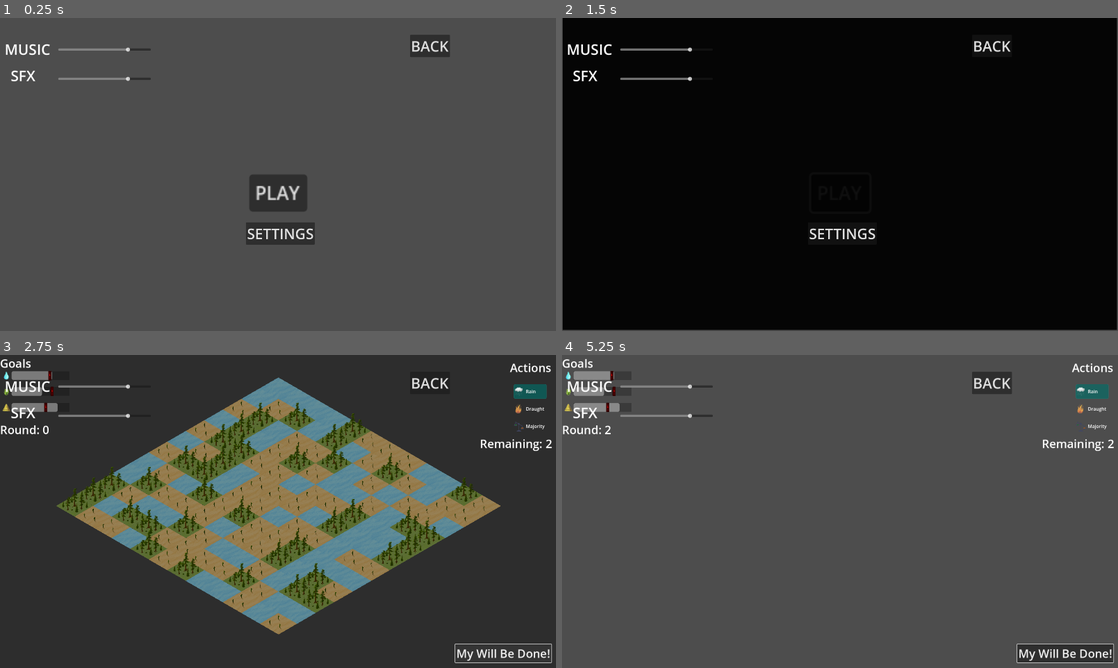
Above: before the commit, frames 1-4 (two rows, left to right).
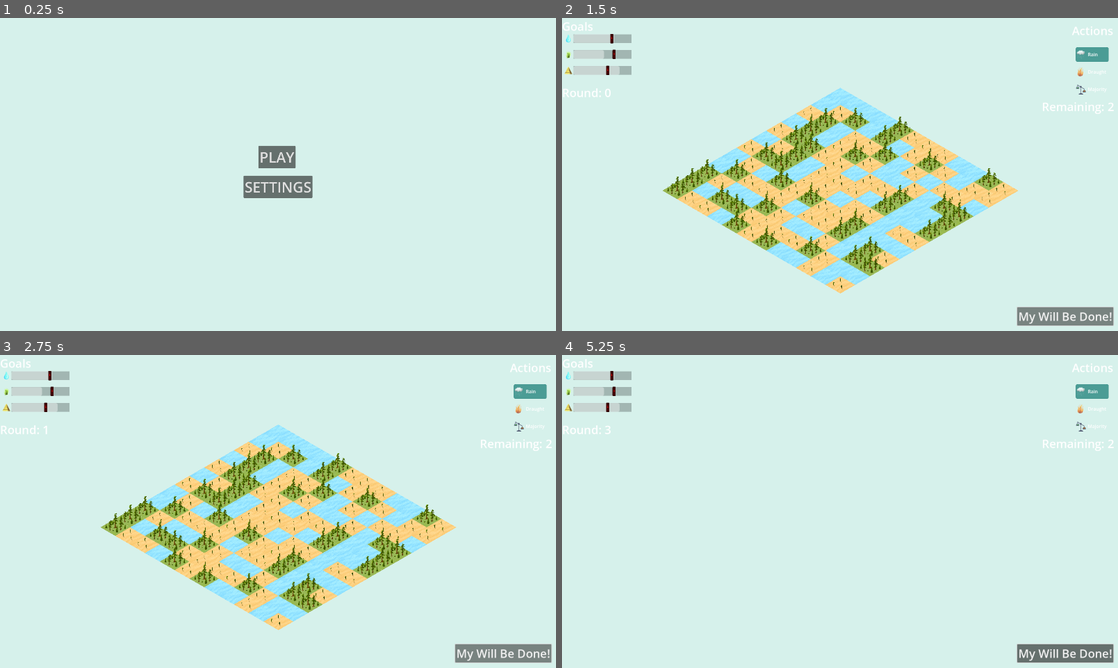
Above: after the commit, the same moments.

Repository: matouseek/game_jam_24
Game: Godot game, scene res://scenes/menu.tscn
Same seed, same stepped clock (60 frames per second), same inputs: the game is played once before the commit and once after it. The engine's default icon, where the game draws it, is replaced by a stand-in: a white triangle on a blue panel in a dark square.
Inputs (mouse positions are in pixels of both pictures, inside the frame that each line leads up to):
- Up to frame 1 (0.25 s): no input
- Up to frame 2 (1.5 s): click "PLAY" at 0.5 s; click (1067, 315) at 1.25 s, where only the run after the commit has a clickable "My Will Be Done!"
- Up to frame 3 (2.75 s): click "My Will Be Done!" at 2 s
- Up to frame 4 (5.25 s): click "My Will Be Done!" at 2.75 s; move the mouse to (962, 495) at 3.52 s; press the mouse at (962, 495) at 3.53 s; hold D (right) 3.53-4.28 s; move the mouse to (728, 527) at 4.27 s; release the mouse at (728, 527) at 4.28 s; hold S (down) 4.28-5.03 s; tap U (undo) at 4.35 s; move the mouse to (895, 442) at 5.02 s; hold D (right) from 5.03 s (still down); hold Mouse wheel up (zoom_in) from 5.03 s (still down)

The runs differ from the first frame. In frame 1, 100% of the frame differs, in the area x 0-100%, y 0-100%; in frame 2, 100%; in frame 3, 99%; in frame 4, 99%.

Commit message:
Animation update

Diff:
--- a/project.godot
+++ b/project.godot
@@ -87,3 +87,4 @@
 
 renderer/rendering_method="gl_compatibility"
 renderer/rendering_method.mobile="gl_compatibility"
+environment/defaults/default_clear_color=Color(0.839216, 0.945098, 0.921569, 1)
--- a/scenes/audio_settings.tscn
+++ b/scenes/audio_settings.tscn
@@ -6,6 +6,7 @@
 
 [node name="AudioSettings" type="CanvasLayer"]
 process_mode = 3
+visible = false
 script = ExtResource("1_64tt8")
 
 [node name="SFX" type="HSlider" parent="."]
--- a/scenes/game.tscn
+++ b/scenes/game.tscn
@@ -11,16 +11,9 @@
 visible = false
 
 [node name="Camera2D" type="Camera2D" parent="Environment"]
-position = Vector2(500, 3700)
+position = Vector2(500, -5000)
 scale = Vector2(5, 5)
 zoom = Vector2(0.25, 0.25)
 
-[node name="ColorRect" type="ColorRect" parent="."]
-offset_left = -7178.0
-offset_top = -674.0
-offset_right = 8186.0
-offset_bottom = 8022.0
-color = Color(0, 0, 0, 1)
-
 [node name="Timer" type="Timer" parent="."]
 wait_time = 3.0
--- a/scenes/menu.tscn
+++ b/scenes/menu.tscn
@@ -8,29 +8,22 @@
 material = SubResource("CanvasItemMaterial_qrphs")
 script = ExtResource("1_4l1wm")
 
+[node name="Camera2D" type="Camera2D" parent="."]
+
 [node name="Play" type="Button" parent="."]
-offset_left = -24.0
-offset_right = 26.0
-offset_bottom = 32.0
-scale = Vector2(4, 4)
+offset_left = -68.0
+offset_top = -99.0
+offset_right = 61.0
+offset_bottom = -22.0
 pivot_offset = Vector2(25, 0)
+theme_override_font_sizes/font_size = 50
 text = "PLAY"
 
-[node name="Camera2D" type="Camera2D" parent="."]
-
-[node name="Trans" type="ColorRect" parent="."]
-visible = false
-offset_left = -958.0
-offset_top = -542.0
-offset_right = 957.0
-offset_bottom = 536.0
-color = Color(0, 0, 0, 0)
-
 [node name="Settings" type="Button" parent="."]
-offset_left = -111.0
-offset_top = 165.0
-offset_right = 127.0
-offset_bottom = 242.0
+offset_left = -119.0
+offset_top = 4.0
+offset_right = 119.0
+offset_bottom = 81.0
 theme_override_font_sizes/font_size = 50
 text = "SETTINGS"
 metadata/_edit_use_anchors_ = true
--- a/scripts/game_manager.gd
+++ b/scripts/game_manager.gd
@@ -7,25 +7,25 @@
 var round_num : int = 0
 const ZOOM_COEF = 1.25
 const CAM_SPEED = 2200
-
-const ZOOM_FACTOR_MAX = 4
+var limit_camera = true
+const ZOOM_FACTOR_MAX = 1.75
 const ZOOM_FACTOR_MIN = 0.125
 var zoom_factor = 0.25
 var sfx = 0
 var music = 0
 @onready var camera = $Environment/Camera2D
+const TRANS_TIME = 1
+
 
 func _ready() -> void:
 	HUD.do_will.connect(_on_will_done)
 	camera.zoom = Vector2(zoom_factor,zoom_factor)
 	var tween = get_tree().create_tween()
-	tween.tween_property($ColorRect, "color:a", 0,2)
-	tween.tween_callback(anihilation)
+	tween.set_parallel(true)
+	tween.tween_property($Environment/Camera2D, "position", Vector2(500,3000),TRANS_TIME).set_trans(Tween.TRANS_CUBIC)
+	tween.tween_property($Environment/Camera2D, "zoom", Vector2(0.2,0.2),TRANS_TIME).set_trans(Tween.TRANS_CUBIC)
 	HUD.visible = true
 	$Environment.visible = true
-
-func anihilation():
-	$ColorRect.visible = false
 	AS.play_music("res://assets/Sounds/game_placeholder.mp3")
 
 func _input(event: InputEvent) -> void:
@@ -44,7 +44,6 @@
 
 
 func _on_will_done() -> void:
-
 	PS.is_player_turn = false
 
 	print("Process fuck ups")
--- a/scripts/menu.gd
+++ b/scripts/menu.gd
@@ -4,14 +4,7 @@
 	AS.play_music("res://assets/Sounds/menu.mp3")
 
 func _on_button_pressed() -> void:
-	$Trans.visible = true
-	var tween = get_tree().create_tween()
-	tween.tween_property($Trans, "color:a", 1, 1)
-	tween.tween_callback(fade_in)
-
-func fade_in():
 	get_tree().change_scene_to_file("res://scenes/game.tscn")
-
 
 func _on_settings_pressed() -> void:
 	visible = false
